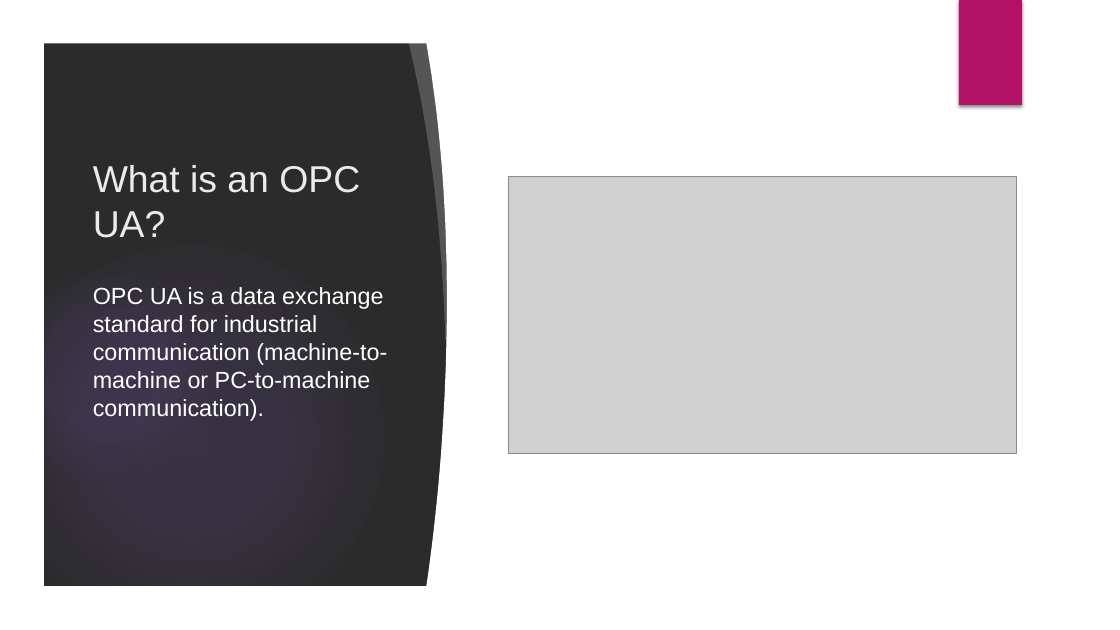
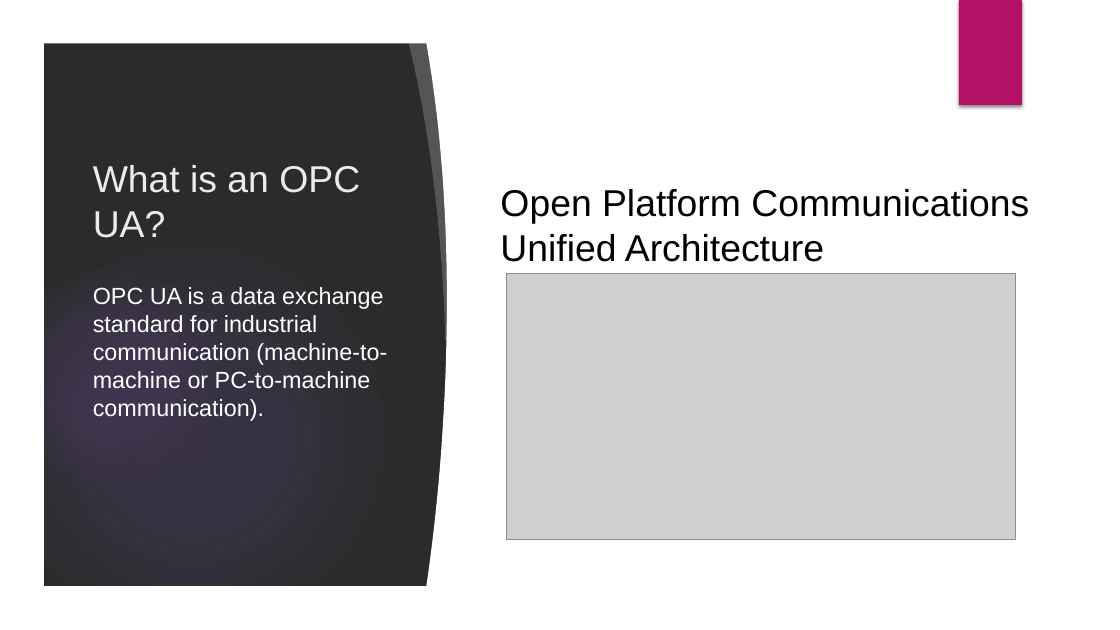
Before and after one commit to velizar92/TSK_Presentations, a slide deck: slide 3 of OPC UA and Industry 4.0.pptx. Drawn at 1120x630 pixels with LibreOffice and Linux fonts; fonts in the diff are those of the drawing; grey boxes stand for pictures; background and template pictures are left out; a plain dark background stands for a picture behind light text. Boxes give left, top, right and bottom in pixels: in the first picture for what was removed or moved away, otherwise in the second. Text is boxed around its words. In the diff, an @@ line names an element or a change of style, - is before the commit and + after.

```diff
--- a/OPC UA and Industry 4.0.pptx
+++ b/OPC UA and Industry 4.0.pptx
@@ text added at (x1=500, y1=189, x2=1029, y2=262), 32 pt, text #000000 @@
+Open Platform Communications Unified Architecture
@@ picture resized from (x1=508, y1=176, x2=1017, y2=454) to (x1=507, y1=274, x2=1015, y2=540) @@
```
Also in this commit, not shown: 4 other slides changed.
